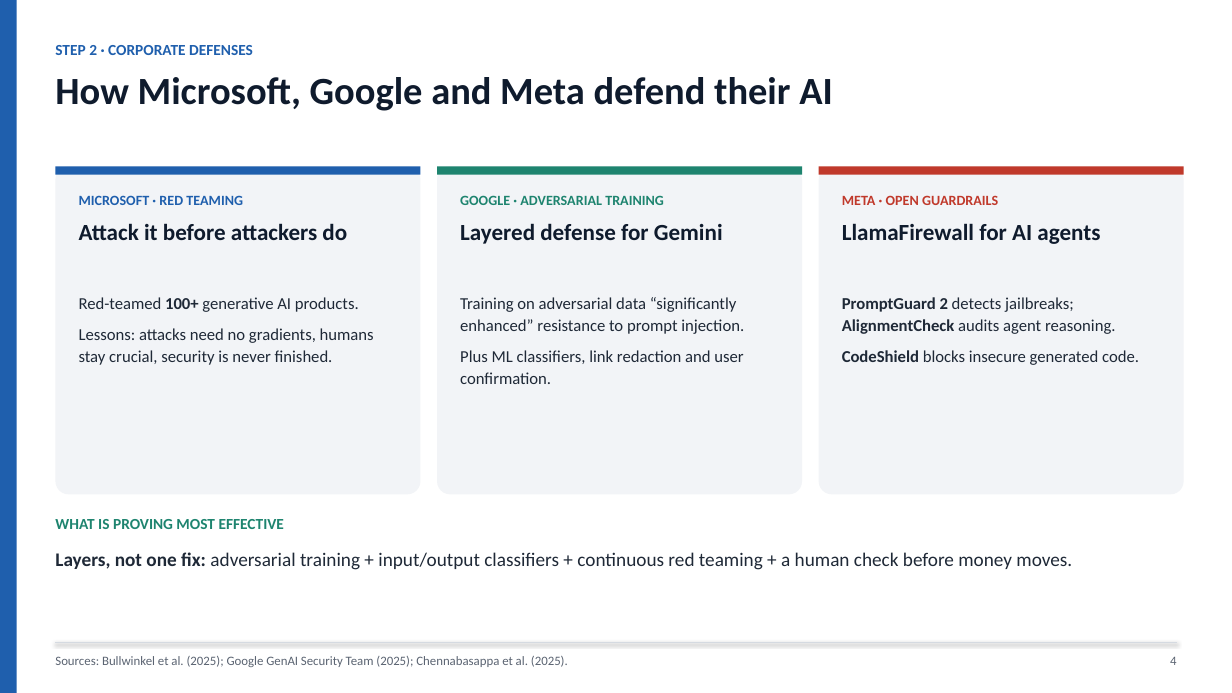
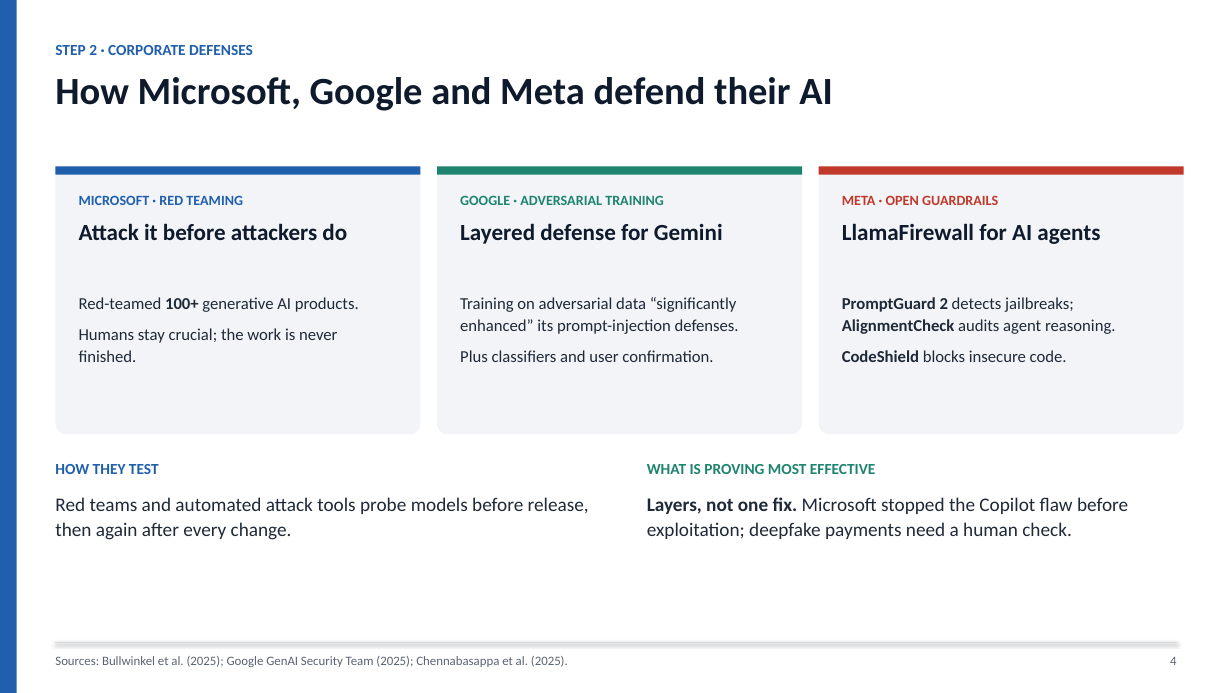
Before and after one commit to Ruthvik-Bandari/ArtificialIntelligence-for-Cybersecurity, a slide deck: slide 4 of module-06-adversarial-attacks/Bandari_Ruthvik_Nath_Module6_Adversarial_Attack_Analysis.pptx. Drawn at 1232x693 pixels with LibreOffice and Linux fonts; fonts in the diff are those of the drawing. Boxes give left, top, right and bottom in pixels: in the first picture for what was removed or moved away, otherwise in the second. Text is boxed around its words. In the diff, an @@ line names an element or a change of style, - is before the commit and + after.

```diff
--- a/module-06-adversarial-attacks/Bandari_Ruthvik_Nath_Module6_Adversarial_Attack_Analysis.pptx
+++ b/module-06-adversarial-attacks/Bandari_Ruthvik_Nath_Module6_Adversarial_Attack_Analysis.pptx
@@ rounded rectangle: place and size @@
-rounded rectangle at [55, 166, 421, 494]
+rounded rectangle at [55, 166, 421, 434]
@@ rounded rectangle: place and size @@
-rounded rectangle at [437, 166, 802, 494]
+rounded rectangle at [437, 166, 802, 434]
@@ rounded rectangle: place and size @@
-rounded rectangle at [819, 166, 1184, 494]
+rounded rectangle at [819, 166, 1184, 434]
@@ text at [460, 297, 739, 362]: text changed @@
-Training on adversarial data “significantly enhanced” resistance to prompt injection.
-Plus ML classifiers, link redaction and user confirmation.
+Training on adversarial data “significantly enhanced” its prompt-injection defenses.
+Plus classifiers and user confirmation.
@@ text at [79, 328, 337, 362]: text changed @@
-Lessons: attacks need no gradients, humans stay crucial, security is never finished.
+Humans stay crucial; the work is never finished.
@@ text at [842, 350, 1067, 362]: text changed @@
-CodeShield blocks insecure generated code.
+CodeShield blocks insecure code.
@@ text added at [55, 464, 159, 474], 12 pt, text #1F5FAD, bold @@
+HOW THEY TEST
@@ text "WHAT IS PROVING MOST EFFECTIVE": place and size @@
-text "WHAT IS PROVING MOST EFFECTIVE" at [55, 519, 284, 529]
+text "WHAT IS PROVING MOST EFFECTIVE" at [647, 464, 875, 474]
@@ text at [55, 497, 589, 540]: text changed @@
-Layers, not one fix: adversarial training + input/output classifiers + continuous red teaming + a human check before money moves.
+Red teams and automated attack tools probe models before release, then again after every change.
@@ text added at [647, 497, 1128, 539], 15 pt, text #1F2937 @@
+Layers, not one fix. Microsoft stopped the Copilot flaw before exploitation; deepfake payments need a human check.
```
Also in this commit, not shown: 6 other slides changed, 2 other files.
